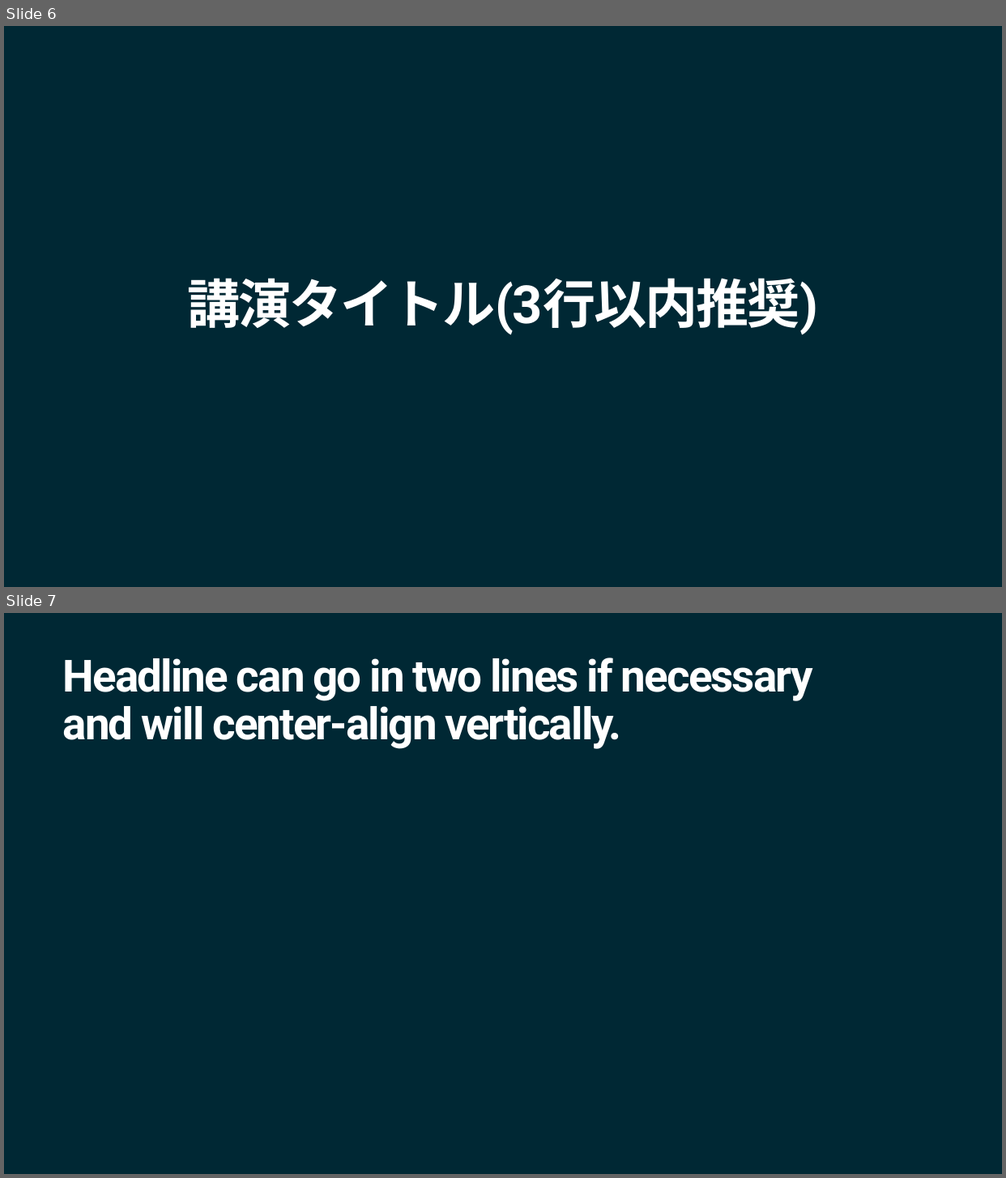
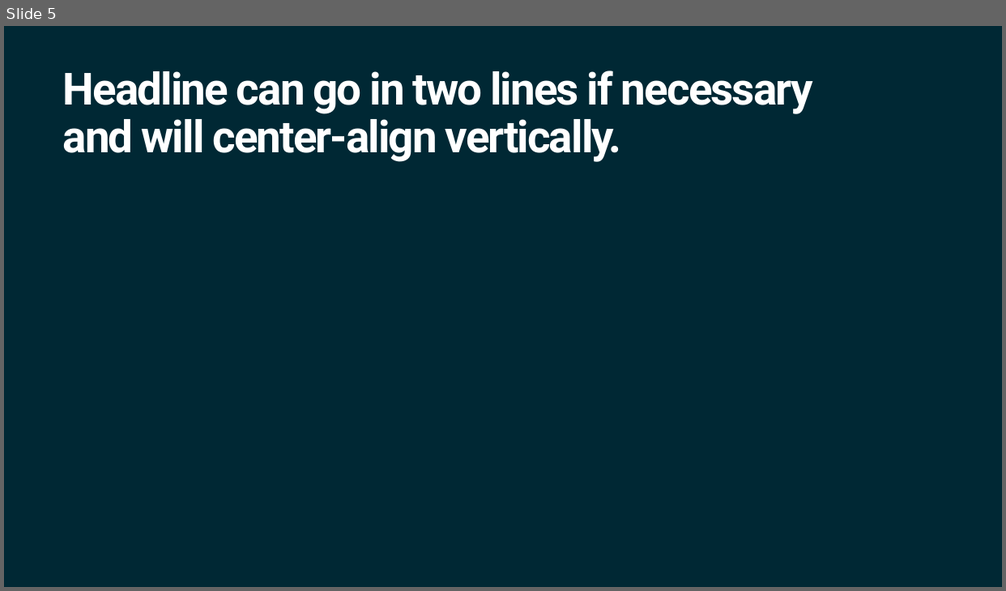
Before and after one commit to ArturoNereu/Unity2DAnimation, a slide deck: Presentations/Future2DAnim_Tokyo.pptx. Shown one above the other, each under a label of ours: slides 6 and 7 before the commit, slide 5 after it. The pictures are 1006x1178 and 1006x591 pixels, drawn with LibreOffice and Linux fonts; fonts in the diff are those of the drawing; background and template pictures are left out. Boxes give left, top, right and bottom in pixels: in the first picture for what was removed or moved away, otherwise in the second. Text is boxed around its words. In the diff, an @@ line names an element or a change of style, - is before the commit and + after.

```diff
--- a/Presentations/Future2DAnim_Tokyo.pptx
+++ b/Presentations/Future2DAnim_Tokyo.pptx
@@ slide 6 removed at <box>4,26,1002,587</box>, background #002834 @@
@@ title removed at <box>187,278,819,335</box> @@
-講演タイトル(3行以内推奨)
@@ what was slide 7 is now slide 5 @@
```
Also in this commit, not shown: 2 slides changed, 6 slides added, 4 other slides removed.
